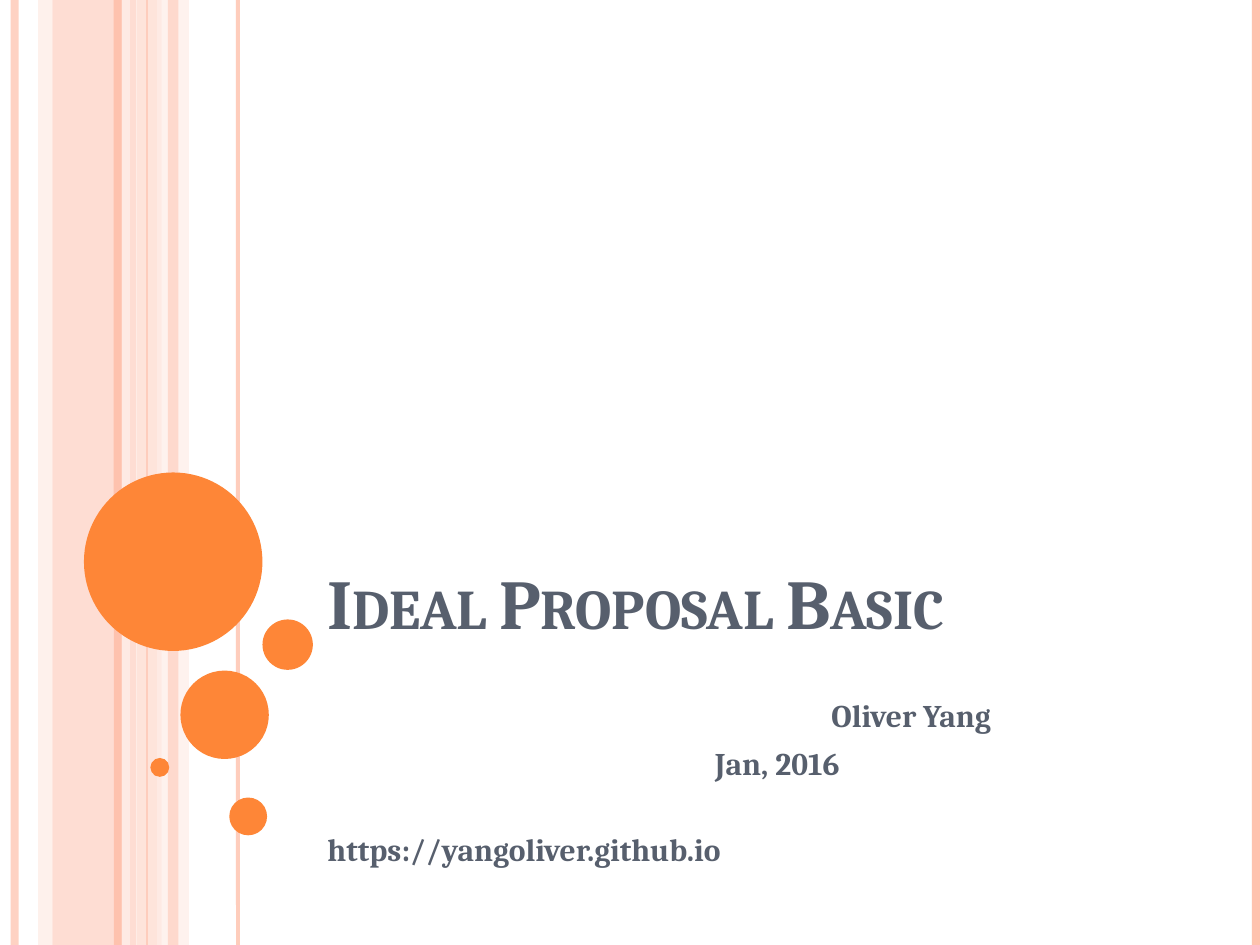
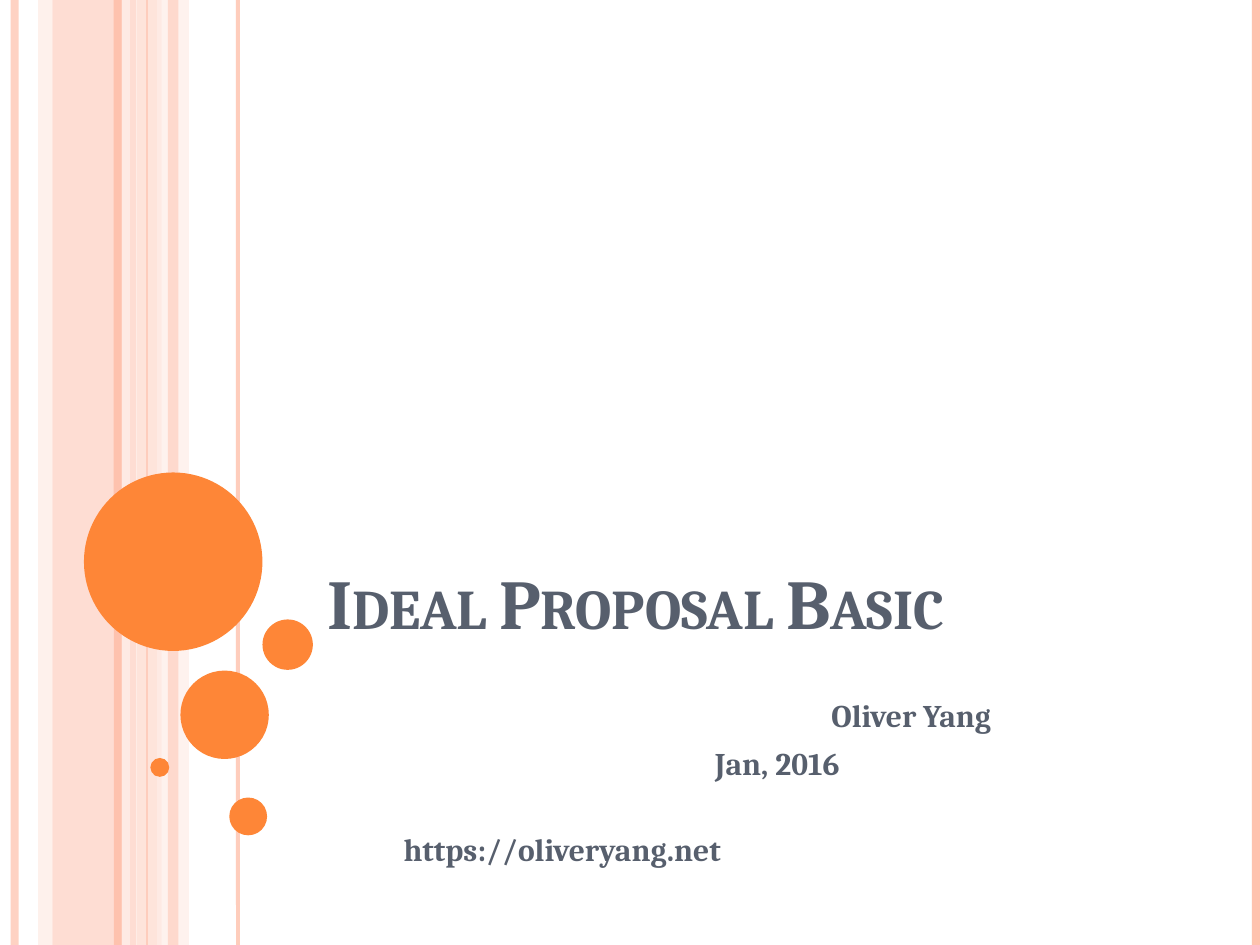
Before and after one commit to yangoliver/mydoc, a slide deck: slide 1 of slides/2016/project_proposal_basic.pptx. Drawn at 1260x945 pixels with LibreOffice and Linux fonts; fonts in the diff are those of the drawing. Boxes give left, top, right and bottom in pixels: in the first picture for what was removed or moved away, otherwise in the second. Text is boxed around its words. In the diff, an @@ line names an element or a change of style, - is before the commit and + after.

```diff
--- a/slides/2016/project_proposal_basic.pptx
+++ b/slides/2016/project_proposal_basic.pptx
@@ subtitle at box(404, 839, 721, 868): text changed @@
-https://yangoliver.github.io
+https://oliveryang.net
```
Also in this commit, not shown: 1 other slide changed, 1 other file.
